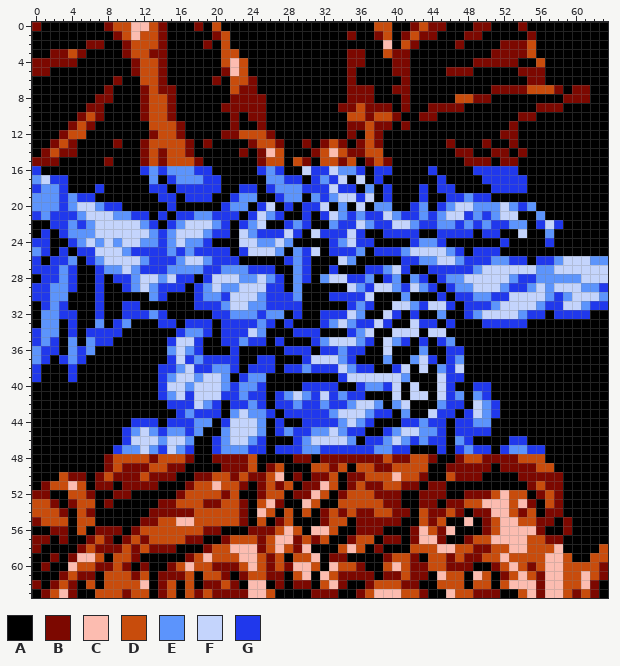
Two versions of one pixel-art sprite, FF1Lib/imagedata/bosses/FIEND.png. Above, as it was before the edit.
The file is 64x64 pixels.
Palette (. is transparent): A #000000  B #7c0800  C #fcbcb0  D #c84c0c  E #5c94fc  F #c4d4fc  G #2038ec
The result:
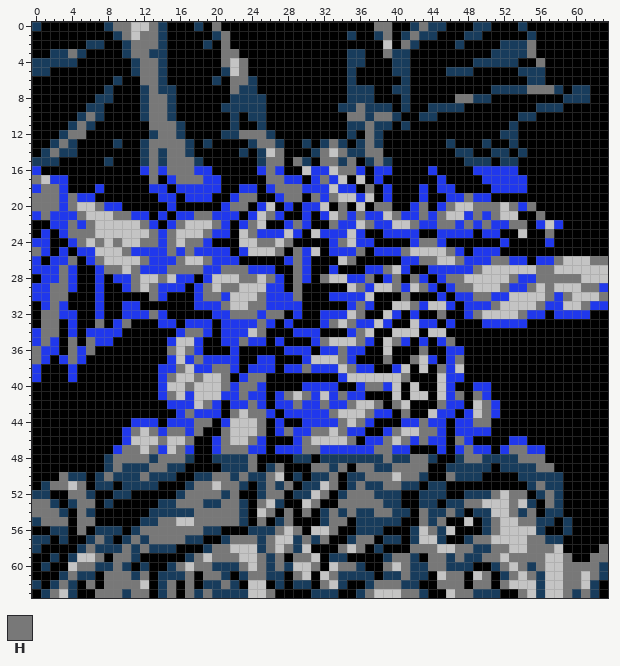
Colours new in this view: H #787878
The edit:
colour B: #7c0800 -> #183c5c
colour F: #c4d4fc -> #c4c4c4
Changed rows in their new state; - is a pixel that keeps its letter.
first column x 0:
 0 ---------HHFFH------H-----------------HH---H--------------------
 1 ----------HFHH-------H-----------------H--H---------------------
 2 -----------HHH-------H-----------------F-H-------------H--------
 3 ----H------HH--------HH----------------H---------------H--------
 4 ------------HH-------HFH--------------------------------H-------
 5 ------------HH--------FH----------------------------------------
 6 ------------HH--------HH----------------------------------------
 7 -------------H--------H--------------------------------HHH------
 8 -------------HH--------------------------------HH---------------
 9 -------------HH---------------------H---------------------------
10 ------H------HH--------------------HH-HH------------------------
11 -----H-------HHH---------------------H--------------------------
12 ----HH--------HH-------HHH-----------H--------------------------
13 ---H---------HHHH--------HH------H---H--------------------------
14 --H----------H-HH---------FH----HFH--HH-------------------------
15 -------------H-HHH--------HH-H--HH-H--H-------------------------
16 -------------H-HHH--------H-------HH----------------------------
17 H------------H--HHH-------HH----H-------------------------------
18 -HH------------------------HHH-------H--------------------------
19 HHH-H------------------HH---HH-H-H--------------H---------------
20 HHH-H--H--------------HH----------H---HH---H--H--HHH-H-H--------
21 -H---H---HH-------HH------H-------H-H---H--H-H---H-H----H-------
22 ----H-H-----H---H---H---H----H---H---H----H--HH-H-H--HH---------
23 ----HHH------H-H---H----H--------------------------------H------
24 -----H-H-H--HH-H-HH------HH-H-----H--------HH-------------------
25 H---------H----H-H---------H-H------H----H----H-----------------
26 ----H--H----H---H--H---------H-----H-------HH--H---HH-----H---HH
27 ---H----HH-H---HHHH--HHH-----H---------H---------H------HH------
28 ---H-------H--H--------HH-H--H--H----H--H-H---HH-----H--HHHHH---
29 --HH-------H-H-----H-HH------H------H---H--H---HH---H--H-H---HH-
30 --HH---------H-----HH----H---H-----------H-------HH------H-H---H
31 --H------------------H--HH----------H-----H--------H----H----H--
32 -HH----------H--------HHH-HH--------H--------H---H----H---------
33 -HH----H--H--------------H-------H-H----------------------------
34 -HH--------------HH------H----------H---------------------------
35 -H--H-H----------------H--------H---H---H-----H-----------------
36 H---H-H--------H-H----------------H--------H--------------------
37 H---H-------------H---------------H----H--H----H----------------
38 ----------------H---HH--------H----H---------H------------------
39 ---------------H--H--H--HH---------------H----------------------
40 -----------------H---H-HH------------HH-------------------------
41 ---------------H-------H----H-H---H------------H-H--------------
42 -------------------H----H----H--H--H--H-H----H----H-------------
43 -----------------H----H-HH-------H---H---H--------H-------------
44 ------------------HH-----H--------H-H------H-----HH-------------
45 -----------H-H-HH-H--H---H--H--HH-H-----H--HH-------------------
46 --------------H--H---H--H-----H----H---H-H-H---H----------------
47 ----------HH-H--H----HHH------HH------HH--------H----HH---------
48 ---------HHHH-HHH-------H--------------H--HH----HH----HHH-------
49 ---------H---HH---------H--H---HH-H-HH--HHHH------------HH------
50 ---H----H---H-------HH-H--HF-----H---HHHFHH---H-----------------
51 --HHFH------------HHFHH---H-H---FH--H--HH---------------H-------
52 ----HH-----------HHHH-H---HH---FH--HHH-------------HFHH--H------
53 HH---HH---------HHH--HH--HF---FH--HHHHH---------HHFFFHF--H------
54 HHH--H------------HHHHH--FH-H-H--H-H--HH---H--H----FFH-H--------
55 -HHH-HH-------HHFFHHHHH--H--H----HH--------H-H--F--HFFHH--------
56 -----H------HHHHHHH--------HFH-FFH---------FH-F----HFFFF--------
57 -------H---H-HHHH-----HHH-HFF-H-H---HH-----FF----HHFFFFHH-------
58 ------H---H-H-------HHFFF-HFH-F---HFH-----HHHFFHH--HHFFHHHF----H
59 -----FFH-HH-------HFHHHFFH-H-HHF--------HH--HH-H--HHFHHHHFFH--HH
60 ----FHH--H------HFHH---HFH-H-FFH-FHH---HFH--HH------HFH-HFFHHHH-
61 ----H---HHH-H----H-HH---HH---HF-FH-------H---FHH-FH--HFH-FFHHFH-
62 ---H--H-HHHHF--H-H---H--FF------HF----HHH----HHH-HH-HFFF-FFHHF--
63 --HF---HHH-HH--H-H-H----FFH----------HFFFHH---FHH-----HF-FFH-H--
Boxes around the changes in both pictures, in picture pixels (x1, y1, x2, y2):
changed: (32, 22, 608, 598)
